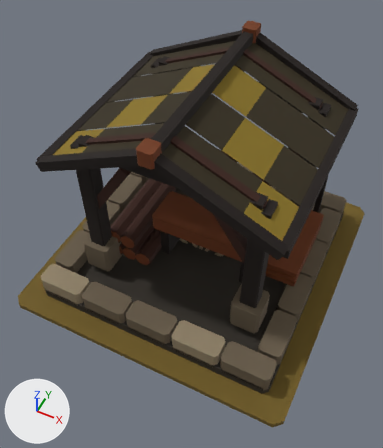
One commit to the glTF model art/sawmill_t2/sawmill_t2.glb: the scene before it, then after it.
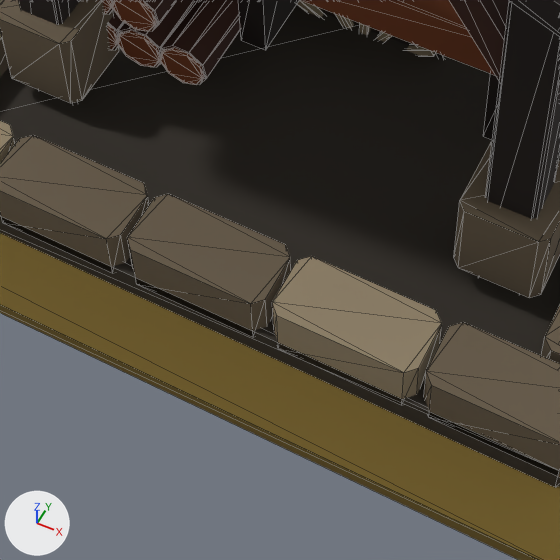
There are two pictures of each version: one whole from a 50 mm lens placed at (1.24, -2.71, 4.01), pointed at (-0.01, -0.21, 0.88), one close up on the part from 22% to 69% of the width and 53% to 93% of the height. Arrows for +X, +Y and +Z are at lower left; the lights stay in place. The last two pictures show the newer version. The close-ups show mesh edges as thin lines.

The older version as bpy lines, for what is in view:
```python
me_mmr___sawmill___t02_architecture_mesh_001 = bpy.data.meshes.new('MMR | sawmill | T02 Architecture Mesh.001')
me_mmr___sawmill___t02_architecture_mesh_001.from_pydata(...)  # 990 vertices, 1656 faces; spans x -1.0..1.0, y -1.0..1.0, z 0.0..1.78
me_mmr___sawmill___t02_architecture_mesh_001.materials.append(mat_mmr___shared_palette_atlas)  # picture img_mmr_shared_color_palette_64
me_mmr___sawmill___t02_saw_blade_mesh_001 = bpy.data.meshes.new('MMR | sawmill | T02 Saw Blade Mesh.001')
me_mmr___sawmill___t02_saw_blade_mesh_001.from_pydata(...)  # 160 vertices, 252 faces; spans x -0.304..0.304, y -0.095..0.028, z -0.304..0.304
me_mmr___sawmill___t02_saw_blade_mesh_001.materials.append(mat_mmr___shared_palette_atlas)  # picture img_mmr_shared_color_palette_64
me_mmr___sawmill___tier_02_ground_mesh_001 = bpy.data.meshes.new('MMR | sawmill | Tier 02 Ground Mesh.001')
me_mmr___sawmill___tier_02_ground_mesh_001.from_pydata(...)  # 16 vertices, 28 faces; spans x -1.17..1.17, y -1.17..1.17, z -0.05..0.0
me_mmr___sawmill___tier_02_ground_mesh_001.materials.append(mat_mmr___shared_palette_atlas)  # picture img_mmr_shared_color_palette_64
ob_mmr___sawmill___t02_architecture_001 = bpy.data.objects.new('MMR | sawmill | T02 Architecture.001', me_mmr___sawmill___t02_architecture_mesh_001)
ob_mmr___sawmill___t02_architecture_001.location = (0.0, 0.0, 0.304)
ob_mmr___sawmill___t02_saw_blade_001 = bpy.data.objects.new('MMR | sawmill | T02 Saw Blade.001', me_mmr___sawmill___t02_saw_blade_mesh_001)
ob_mmr___sawmill___t02_saw_blade_001.location = (0.0, 0.0, 0.304)
ob_mmr___sawmill___tier_02_ground_001 = bpy.data.objects.new('MMR | sawmill | Tier 02 Ground.001', me_mmr___sawmill___tier_02_ground_mesh_001)
ob_mmr___sawmill___tier_02_ground_001.location = (0.0, 0.0, 0.304)
```
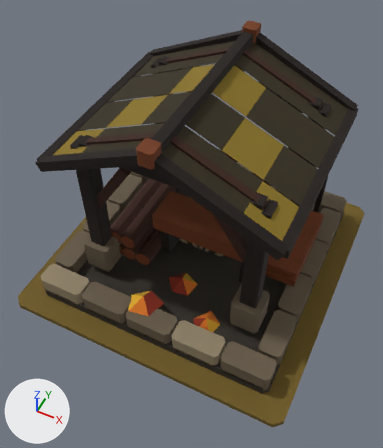
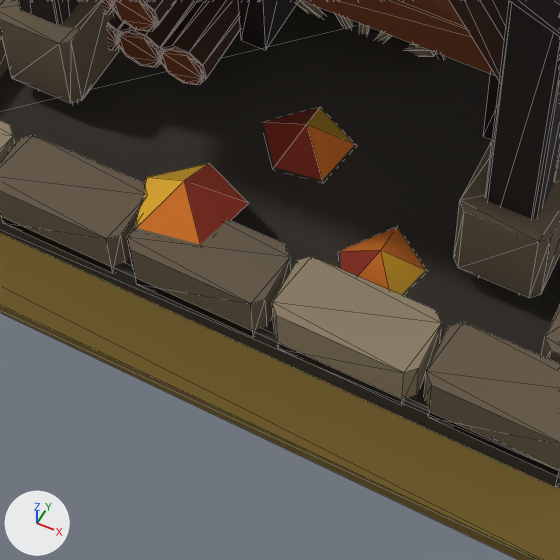
Where the change shows, as pixel boxes [x1, y1, x2, y2] in the close-ups (560 x 560 px):
'MMR | sawmill | T02 Autumn Dressing.001', added
    after: [136, 108, 425, 295]

The change, as a list of edits to the scene's bpy script:
```text
Add me_mmr___sawmill___t02_autumn_dressing_001:
    me_mmr___sawmill___t02_autumn_dressing_001.from_pydata(...)  # 24 vertices, 20 faces; spans x -0.69..0.47, y -0.95..0.98, z 0.08..0.32
    me_mmr___sawmill___t02_autumn_dressing_001.materials.append(mat_mmr___shared_palette_atlas)  # picture img_mmr_shared_color_palette_64
Add ob_mmr___sawmill___t02_autumn_dressing_001:
    ob_mmr___sawmill___t02_autumn_dressing_001 = bpy.data.objects.new('MMR | sawmill | T02 Autumn Dressing.001', me_mmr___sawmill___t02_autumn_dressing_001)
    ob_mmr___sawmill___t02_autumn_dressing_001.location = (0.0, 0.0, 0.304)
```
